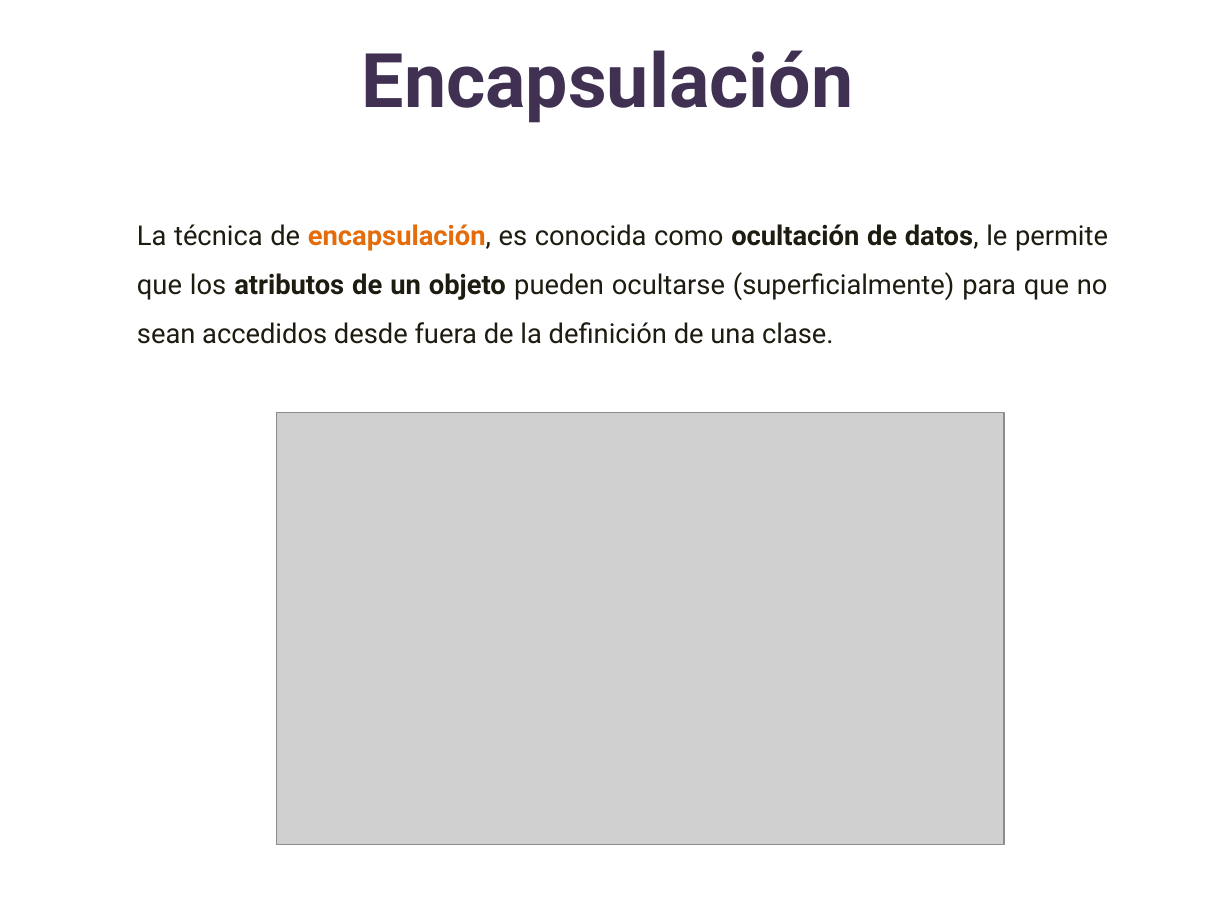
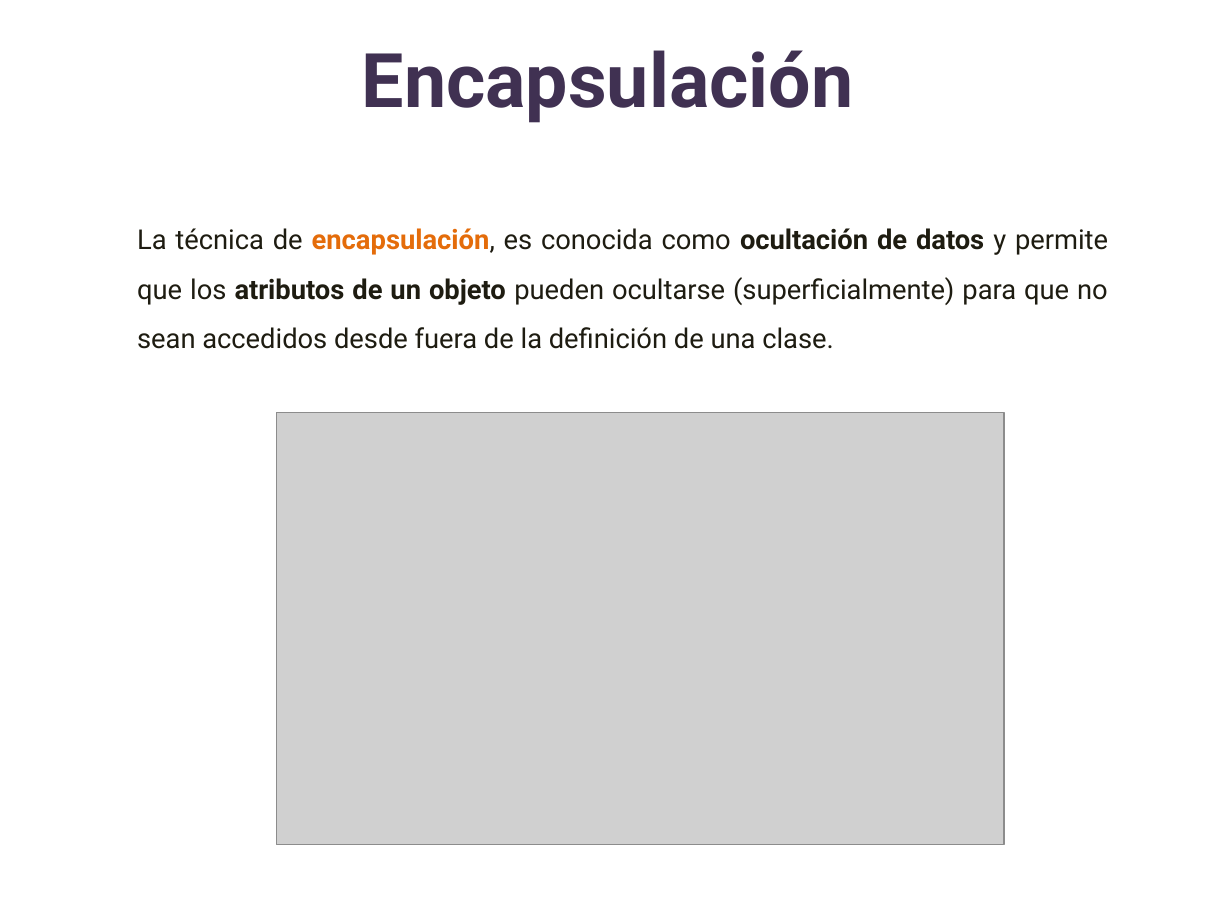
Before and after one commit to lizetheP/Analitica, a slide deck: slide 2 of Calendario2023/presentaciones/15_POO_Encapsulamiento.pptx. Drawn at 1232x924 pixels with LibreOffice and Linux fonts; fonts in the diff are those of the drawing; grey boxes stand for pictures. Boxes give left, top, right and bottom in pixels: in the first picture for what was removed or moved away, otherwise in the second. Text is boxed around its words. In the diff, an @@ line names an element or a change of style, - is before the commit and + after.

```diff
--- a/Calendario2023/presentaciones/15_POO_Encapsulamiento.pptx
+++ b/Calendario2023/presentaciones/15_POO_Encapsulamiento.pptx
@@ text at (137,228,1108,349): text changed @@
-La técnica de encapsulación, es conocida como ocultación de datos, le permite que los atributos de un objeto pueden ocultarse (superficialmente) para que no sean accedidos desde fuera de la definición de una clase.
+La técnica de encapsulación, es conocida como ocultación de datos y permite que los atributos de un objeto pueden ocultarse (superficialmente) para que no sean accedidos desde fuera de la definición de una clase.
```
Also in this commit, not shown: 1 other slide changed, 2 other files.
